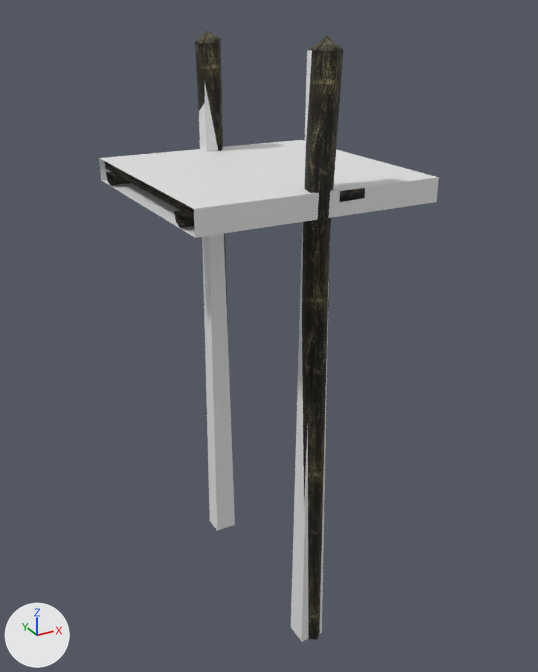
Two versions of the COLLADA model models/ex_common_plat_end.dae, one commit apart.
Both versions are drawn from a 50 mm camera at (-9.19, -17.27, 4.07) aimed at (0.28, -0.04, -4.54). Every picture has the same lights, and +X, +Y and +Z are marked at lower left. Where no turn or scale is listed for an object, it has been applied to the vertices.

The first picture shows 'nifid_16-matrix', 'nifid_27-matrix', 'nifid_29-matrix', 'nifid_31-matrix'.
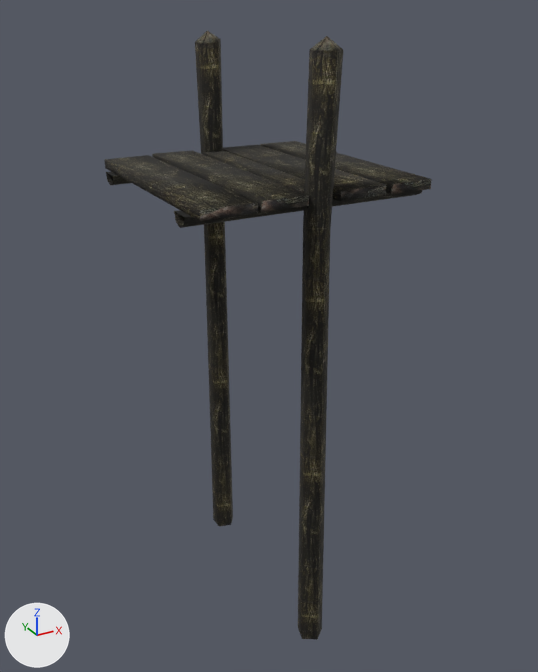
Pixel boxes (x1, y1, x2, y2) of what changed, in the pictures (538 x 672 px):
'nifid_31-matrix', deleted: before (99, 140, 439, 238)
'nifid_29-matrix', deleted: before (199, 86, 235, 531)
'nifid_27-matrix', deleted: before (291, 50, 330, 642)
'nifid_21-matrix', unchanged, uncovered by the edit: before (341, 188, 365, 202); after (200, 179, 432, 221)

The change in detail:
Object 'nifid_27-matrix' (ob_nifid_27_matrix) is deleted.
Object 'nifid_29-matrix' (ob_nifid_29_matrix) is deleted.
Object 'nifid_31-matrix' (ob_nifid_31_matrix) is deleted.
